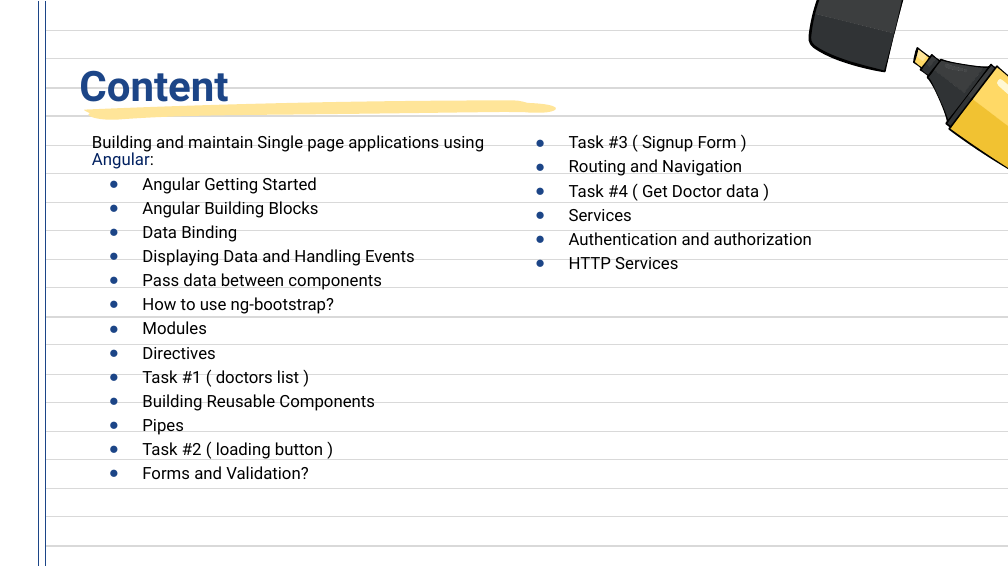
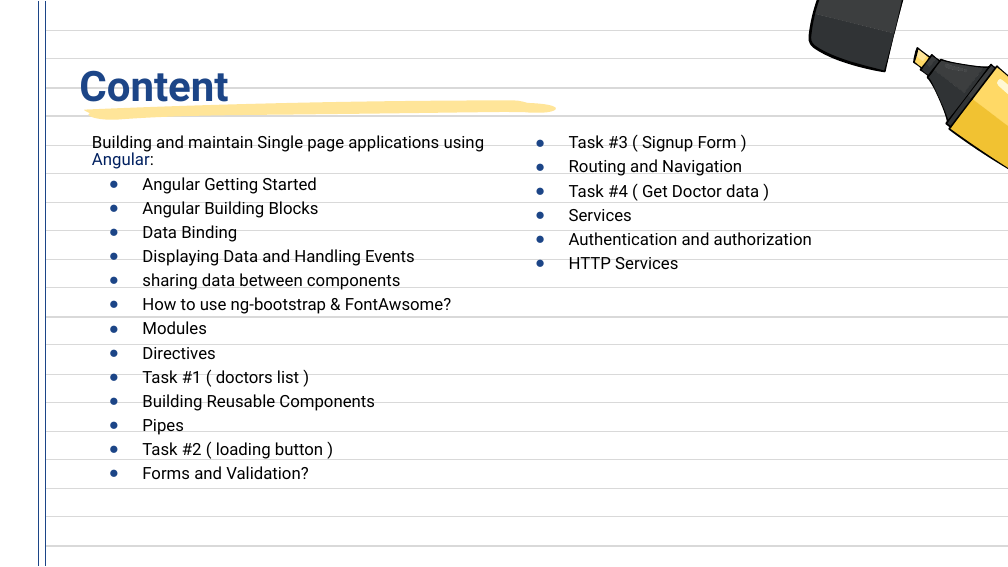
Before and after one commit to abdelrahman-haridy01/angular-workshop-iti-ismailia, a slide deck: slide 2 of ITI-Angular.pptx. Drawn at 1008x567 pixels with LibreOffice and Linux fonts; fonts in the diff are those of the drawing. Boxes give left, top, right and bottom in pixels: in the first picture for what was removed or moved away, otherwise in the second. Text is boxed around its words. In the diff, an @@ line names an element or a change of style, - is before the commit and + after.

```diff
--- a/ITI-Angular.pptx
+++ b/ITI-Angular.pptx
@@ text at bbox=[142, 273, 451, 314]: text changed @@
-● Pass data between components
-● How to use ng-bootstrap?
+● sharing data between components
+● How to use ng-bootstrap & FontAwsome?
```
Also in this commit, not shown: 14 other files.
